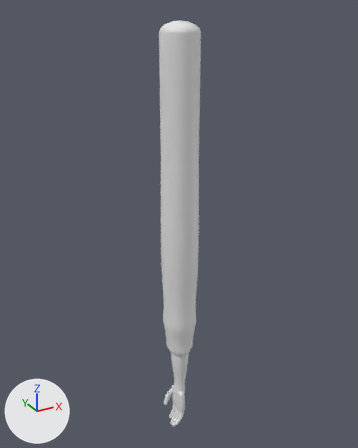
Before and after pictures for a commit that changed the glTF model assets/models/player_arm.glb.
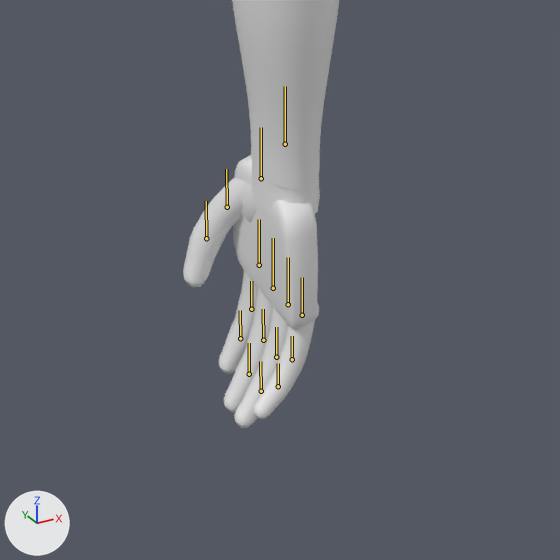
Old and new are each drawn whole from a 50 mm camera at (-0.69, -1.249, 0.985) aimed at (0.019, 0.039, 0.341) and again close up on the part from 38% to 62% of the width and 80% to 100% of the height. Lighting does not change. The marker at lower left points along +X, +Y and +Z. The first two pictures are the older version. The bones that change, and the others that lie on the model, are drawn over the model as lines in the close-ups.

In view in the first close-up: 'player_arm_body'.
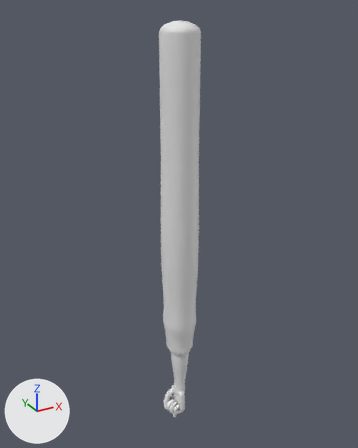
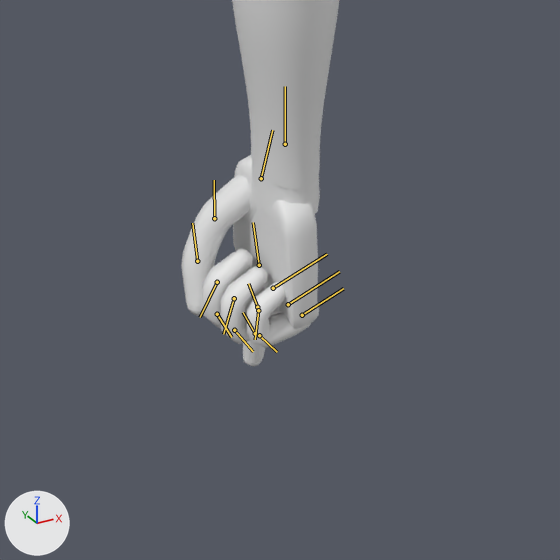
The newer file adds an action. The first version stands in its rest pose; the second is drawn at frame 0 of the action 'point'.

What differs and where, as boxes (x1, y1, x2, y2) in the close-ups (560 x 560 px):
```json
{"object": "player_arm_body", "change": "posed", "before": [183, 0, 339, 428], "after": [181, 0, 339, 367]}
{"bone": "index1.R", "before": "(259, 265) to (259, 219)", "after": "(259, 265) to (253, 222)"}
{"bone": "index2.R", "before": "(251, 309) to (251, 281)", "after": "(257, 307) to (248, 283)"}
{"bone": "middle1.R", "before": "(273, 288) to (273, 238)", "after": "(273, 288) to (327, 254)"}
{"bone": "middle2.R", "before": "(263, 340) to (263, 309)", "after": "(217, 314) to (231, 337)"}
{"bone": "middle3.R", "before": "(249, 374) to (249, 343)", "after": "(217, 282) to (200, 317)"}
{"bone": "ring1.R", "before": "(288, 304) to (288, 257)", "after": "(288, 304) to (339, 271)"}
{"bone": "ring2.R", "before": "(276, 357) to (276, 327)", "after": "(234, 330) to (253, 351)"}
{"bone": "ring3.R", "before": "(261, 391) to (260, 361)", "after": "(234, 298) to (223, 334)"}
{"bone": "little1.R", "before": "(302, 315) to (302, 277)", "after": "(302, 315) to (343, 288)"}
{"bone": "little2.R", "before": "(292, 359) to (292, 336)", "after": "(259, 335) to (277, 352)"}
{"bone": "little3.R", "before": "(278, 386) to (278, 363)", "after": "(258, 310) to (255, 339)"}
{"bone": "thumb1.R", "before": "(261, 178) to (261, 127)", "after": "(261, 178) to (272, 130)"}
{"bone": "thumb2.R", "before": "(227, 207) to (226, 169)", "after": "(214, 218) to (214, 180)"}
```

The change, as JSON lines over the scene's bpy script:
```json
{"block": "bone_index1_r", "where": "bone_index1_r = bpy.data.objects['player_arm'].pose.bones['index1.R']  # child of 'hand.R'"}
{"op": "set", "path": "bone_index1_r.rotation_quaternion", "old": "(1.0, 0.0, 0.0, 0.0)", "new": "(0.998, 0.002, -0.004, 0.06)", "note": "degrees (0, 0, 0) -> degrees (0, 0, 7)"}
{"block": "bone_index2_r", "where": "bone_index2_r = bpy.data.objects['player_arm'].pose.bones['index2.R']  # child of 'index1.R'"}
{"op": "set", "path": "bone_index2_r.rotation_quaternion", "old": "(1.0, 0.0, 0.0, 0.0)", "new": "(0.997, 0.0, -0.005, 0.08)", "note": "degrees (0, 0, 0) -> degrees (0, -1, 9)"}
{"block": "bone_middle1_r", "where": "bone_middle1_r = bpy.data.objects['player_arm'].pose.bones['middle1.R']  # child of 'hand.R'"}
{"op": "set", "path": "bone_middle1_r.rotation_quaternion", "old": "(1.0, 0.0, 0.0, 0.0)", "new": "(0.79, 0.0, 0.0, -0.613)", "note": "degrees (0, 0, 0) -> degrees (0, 0, -76)"}
{"block": "bone_middle2_r", "where": "bone_middle2_r = bpy.data.objects['player_arm'].pose.bones['middle2.R']  # child of 'middle1.R'"}
{"op": "set", "path": "bone_middle2_r.rotation_quaternion", "old": "(1.0, 0.0, 0.0, 0.0)", "new": "(0.76, 0.0, 0.0, -0.65)", "note": "degrees (0, 0, 0) -> degrees (0, 0, -81)"}
{"block": "bone_middle3_r", "where": "bone_middle3_r = bpy.data.objects['player_arm'].pose.bones['middle3.R']  # child of 'middle2.R'"}
{"op": "set", "path": "bone_middle3_r.rotation_quaternion", "old": "(1.0, 0.0, 0.0, 0.0)", "new": "(0.902, 0.0, 0.0, -0.432)", "note": "degrees (0, 0, 0) -> degrees (0, 0, -51)"}
{"block": "bone_ring1_r", "where": "bone_ring1_r = bpy.data.objects['player_arm'].pose.bones['ring1.R']  # child of 'hand.R'"}
{"op": "set", "path": "bone_ring1_r.rotation_quaternion", "old": "(1.0, 0.0, 0.0, 0.0)", "new": "(0.808, 0.009, -0.024, -0.589)", "note": "degrees (0, 0, 0) -> degrees (2, -2, -72)"}
{"block": "bone_ring2_r", "where": "bone_ring2_r = bpy.data.objects['player_arm'].pose.bones['ring2.R']  # child of 'ring1.R'"}
{"op": "set", "path": "bone_ring2_r.rotation_quaternion", "old": "(1.0, 0.0, 0.0, 0.0)", "new": "(0.772, 0.0, -0.034, -0.635)", "note": "degrees (0, 0, 0) -> degrees (2, -3, -79)"}
{"block": "bone_ring3_r", "where": "bone_ring3_r = bpy.data.objects['player_arm'].pose.bones['ring3.R']  # child of 'ring2.R'"}
{"op": "set", "path": "bone_ring3_r.rotation_quaternion", "old": "(1.0, 0.0, 0.0, 0.0)", "new": "(0.909, 0.0, -0.022, -0.415)", "note": "degrees (0, 0, 0) -> degrees (1, -2, -49)"}
{"block": "bone_little1_r", "where": "bone_little1_r = bpy.data.objects['player_arm'].pose.bones['little1.R']  # child of 'hand.R'"}
{"op": "set", "path": "bone_little1_r.rotation_quaternion", "old": "(1.0, 0.0, 0.0, 0.0)", "new": "(0.825, 0.02, -0.053, -0.562)", "note": "degrees (0, 0, 0) -> degrees (5, -4, -69)"}
{"block": "bone_little2_r", "where": "bone_little2_r = bpy.data.objects['player_arm'].pose.bones['little2.R']  # child of 'little1.R'"}
{"op": "set", "path": "bone_little2_r.rotation_quaternion", "old": "(1.0, 0.0, 0.0, 0.0)", "new": "(0.783, 0.0, -0.074, -0.617)", "note": "degrees (0, 0, 0) -> degrees (5, -7, -77)"}
{"block": "bone_little3_r", "where": "bone_little3_r = bpy.data.objects['player_arm'].pose.bones['little3.R']  # child of 'little2.R'"}
{"op": "set", "path": "bone_little3_r.rotation_quaternion", "old": "(1.0, 0.0, 0.0, 0.0)", "new": "(0.917, 0.0, -0.047, -0.397)", "note": "degrees (0, 0, 0) -> degrees (2, -5, -47)"}
{"block": "bone_thumb1_r", "where": "bone_thumb1_r = bpy.data.objects['player_arm'].pose.bones['thumb1.R']  # child of 'hand.R'"}
{"op": "set", "path": "bone_thumb1_r.rotation_quaternion", "old": "(1.0, 0.0, 0.0, 0.0)", "new": "(0.938, 0.078, 0.334, -0.047)", "note": "degrees (0, 0, 0) -> degrees (9, 39, -3)"}
{"block": "bone_thumb2_r", "where": "bone_thumb2_r = bpy.data.objects['player_arm'].pose.bones['thumb2.R']  # child of 'thumb1.R'"}
{"op": "set", "path": "bone_thumb2_r.rotation_quaternion", "old": "(1.0, 0.0, 0.0, 0.0)", "new": "(0.995, -0.093, 0.034, 0.01)", "note": "degrees (0, 0, 0) -> degrees (-11, 4, 1)"}
```
